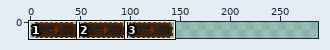
Two versions of one sprite sheet, levels_and_level_objects/belt/belt.png. The picture above shows the old version from afar; the outline marks the close-up.
Close-up. Before the commit:
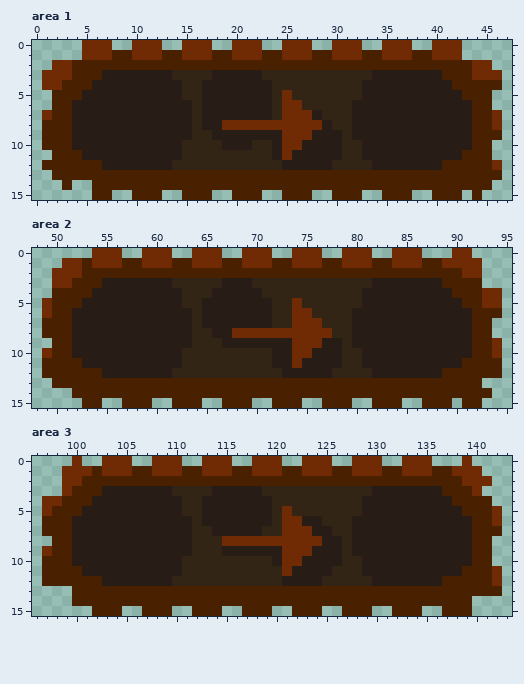
The file is 144x16 pixels. Colours within 5 levels of each other are drawn and written as one. Shown: area 1: x 0..47, y 0..15; area 2: x 48..95, y 0..15; area 3: x 96..143, y 0..15. The old version is drawn lined up with the new one, on the new canvas. The commit also changed other parts of the picture, which this record leaves out.
After the commit:
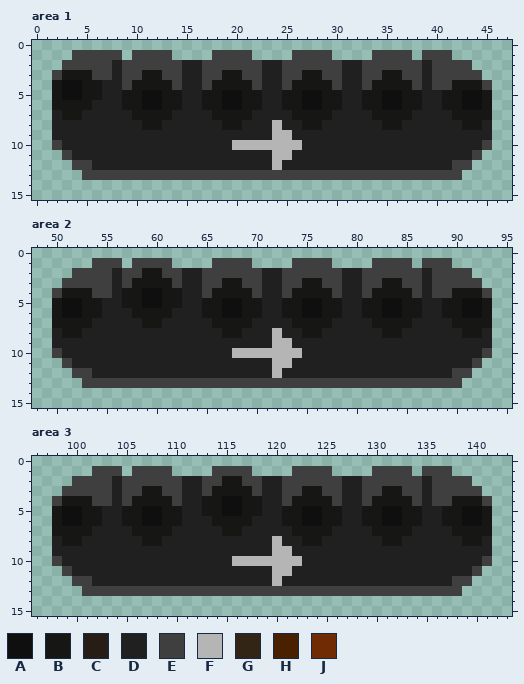
Palette (. is transparent): A #0f0f0f  B #161615  C #271d16  D #202020  E #3f3f3f  F #b5b5b5  G #322516  H #492000  J #712b04
From old to new:
canvas 144x16 -> 288x16
Changed rows in their new state; - is an unchanged pixel.
Area 1:
first column x 1:
 0 ----...--...--...--...--...--...--...--...----
 1 ---EEEEE.EEEE....EEEE....EEEE....EEEE.EEE.----
 2 -.EEEEEDEEEEEEDDEEEEEEDDEEEEEEDDEEEEEEDEEEE..-
 3 .EBBBEEDEEBBEEDDEEBBEEDDEEBBEEDDEEBBEEDEEEEE..
 4 .BAABBDDEBBBBEDDEBBBBEDDEBBBBEDDEBBBBEDEEBBBE.
 5 -BAABBDDBBAABBDDBBAABBDDBBAABBDDBBAABBDDBBAAB-
 6 -BBBBDDDBBAABBDDBBAABBDDBBAABBDDBBAABBDDBBAAB-
 7 .DBBDDDDDBBBBDDDDBBBBDDDDBBBBDDDDBBBBDDDDBBBB.
 8 .DDDDDDDDDBBDDDDDDBBDDDFDDBBDDDDDDBBDDDDDDBBD.
 9 .DDDDDDDDDDDDDDDDDDDDDDFFDDDDDDDDDDDDDDDDDDDD.
10 .EDDDDDDDDDDDDDDDDDFFFFFFFDDDDDDDDDDDDDDDDDDE-
11 -.EDDDDDDDDDDDDDDDDDDDDFFDDDDDDDDDDDDDDDDDDE.-
12 ...EEDDDDDDDDDDDDDDDDDDFDDDDDDDDDDDDDDDDDEE...
13 -...EEEEEEEEEEEEEEEEEEEEEEEEEEEEEEEEEEEEEE....
14 --.--........................................-
15 -----..--...--...--...--...--...--...--...-.--
Area 2:
first column x 49:
 0 -----...--...--...--...--...--...--...---..---
 1 --...EEE.EEEE....EEEE....EEEE....EEEE.EEE...--
 2 -..EEEEDEEBBEEDDEEEEEEDDEEEEEEDDEEEEEEDEEEE.--
 3 -.EEEEEDEBBBBEDDEEBBEEDDEEBBEEDDEEBBEEDEEEEE--
 4 -EBBBEEDBBAABBDDEBBBBEDDEBBBBEDDEBBBBEDEEBBBE.
 5 .BAABBDDBBAABBDDBBAABBDDBBAABBDDBBAABBDDBBAAB.
 6 .BAABBDDDBBBBDDDBBAABBDDBBAABBDDBBAABBDDBBAAB.
 7 .BBBBDDDDDBBDDDDDBBBBDDDDBBBBDDDDBBBBDDDDBBBB-
 8 .DBBDDDDDDDDDDDDDDBBDDDFDDBBDDDDDDBBDDDDDDBBD-
 9 -DDDDDDDDDDDDDDDDDDDDDDFFDDDDDDDDDDDDDDDDDDDD.
10 .EDDDDDDDDDDDDDDDDDFFFFFFFDDDDDDDDDDDDDDDDDDE.
11 ..EDDDDDDDDDDDDDDDDDDDDFFDDDDDDDDDDDDDDDDDDE..
12 ...EEDDDDDDDDDDDDDDDDDDFDDDDDDDDDDDDDDDDDEE...
13 -...EEEEEEEEEEEEEEEEEEEEEEEEEEEEEEEEEEEEEE..--
14 ---..........................................-
15 ----..--...--...--...--...--...--...--...-..--
Area 3:
first column x 97:
 0 ---.--...--...--...--...--...--...--...---.---
 1 --...EEE.EEEE....EEEE....EEEE....EEEE.EEE...--
 2 --.EEEEDEEEEEEDDEEBBEEDDEEEEEEDDEEEEEEDEEEE..-
 3 --EEEEEDEEBBEEDDEBBBBEDDEEBBEEDDEEBBEEDEEEEE--
 4 .EBBBEEDEBBBBEDDBBAABBDDEBBBBEDDEBBBBEDEEBBBE-
 5 .BAABBDDBBAABBDDBBAABBDDBBAABBDDBBAABBDDBBAAB.
 6 .BAABBDDBBAABBDDDBBBBDDDBBAABBDDBBAABBDDBBAAB.
 7 .BBBBDDDDBBBBDDDDDBBDDDDDBBBBDDDDBBBBDDDDBBBB.
 8 -DBBDDDDDDBBDDDDDDDDDDDFDDBBDDDDDDBBDDDDDDBBD-
 9 .DDDDDDDDDDDDDDDDDDDDDDFFDDDDDDDDDDDDDDDDDDDD-
10 .EDDDDDDDDDDDDDDDDDFFFFFFFDDDDDDDDDDDDDDDDDDE-
11 ..EDDDDDDDDDDDDDDDDDDDDFFDDDDDDDDDDDDDDDDDDE..
12 ...EEDDDDDDDDDDDDDDDDDDFDDDDDDDDDDDDDDDDDEE...
13 ---.EEEEEEEEEEEEEEEEEEEEEEEEEEEEEEEEEEEEEE....
14 ---........................................---
15 -----...--...--...--...--...--...--...--...---
Pixel boxes of the changes (left, top, right, bottom) in both close-ups:
changed: (42, 40, 502, 200)
changed: (42, 248, 502, 408)
changed: (42, 456, 502, 616)
